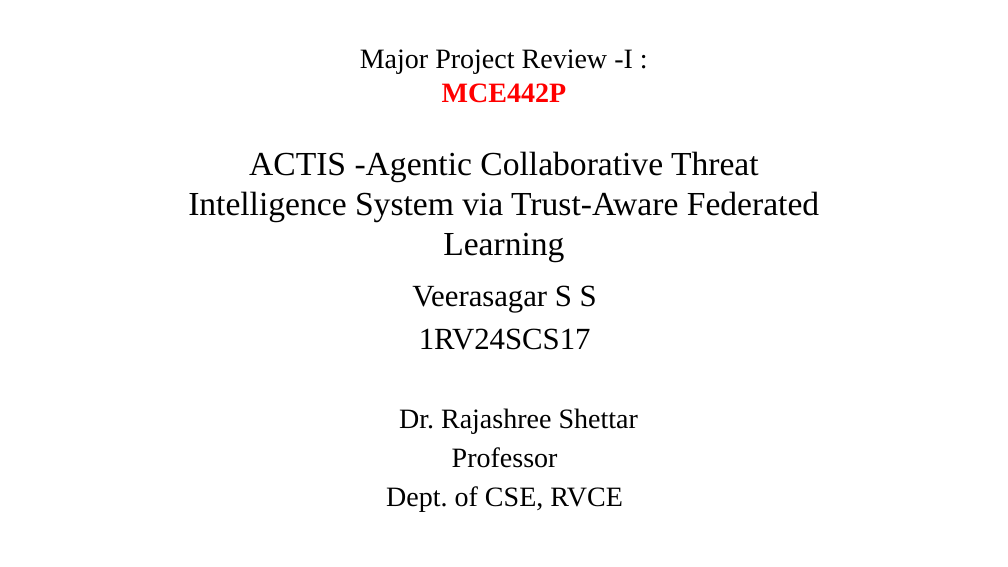
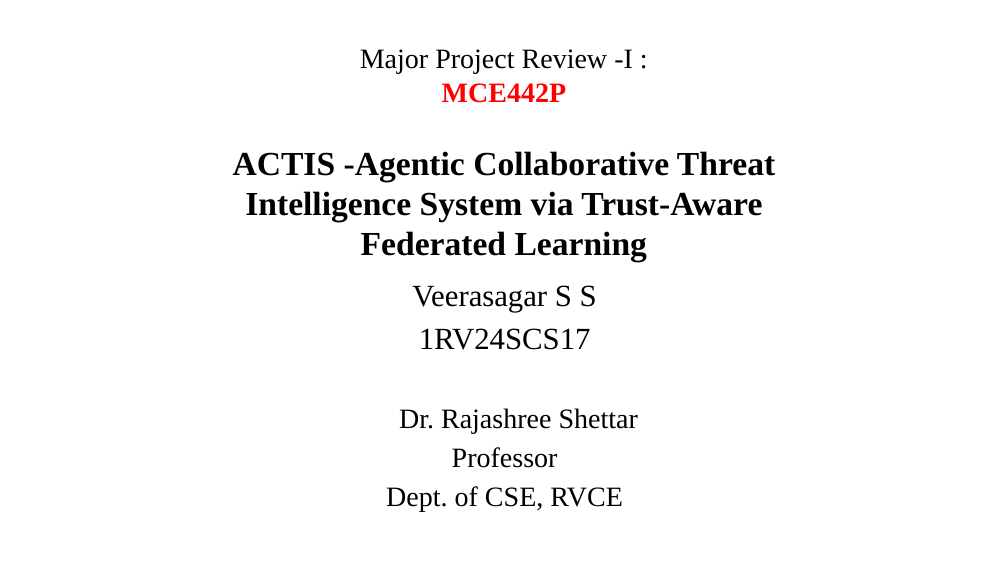
Before and after one commit to veerasagar/ACTIS-MCE442P, a slide deck: slide 1 of docs/ppt/ACTIS-Phase-1.pptx. Drawn at 1008x567 pixels with LibreOffice and Linux fonts; fonts in the diff are those of the drawing; background and template pictures are left out. Boxes give left, top, right and bottom in pixels: in the first picture for what was removed or moved away, otherwise in the second. Text is boxed around its words. In the diff, an @@ line names an element or a change of style, - is before the commit and + after.

Commit message:
docs: Update ACTIS-Phase-1 presentation.

```diff
--- a/docs/ppt/ACTIS-Phase-1.pptx
+++ b/docs/ppt/ACTIS-Phase-1.pptx
@@ text at [233, 151, 775, 262]: bold on in "ACTIS -Agentic Collaborative Threat Intelligence System via ..." @@
```
Also in this commit, not shown: 8 other slides changed, 5 slides added, 1 slide removed, 3 other files.
